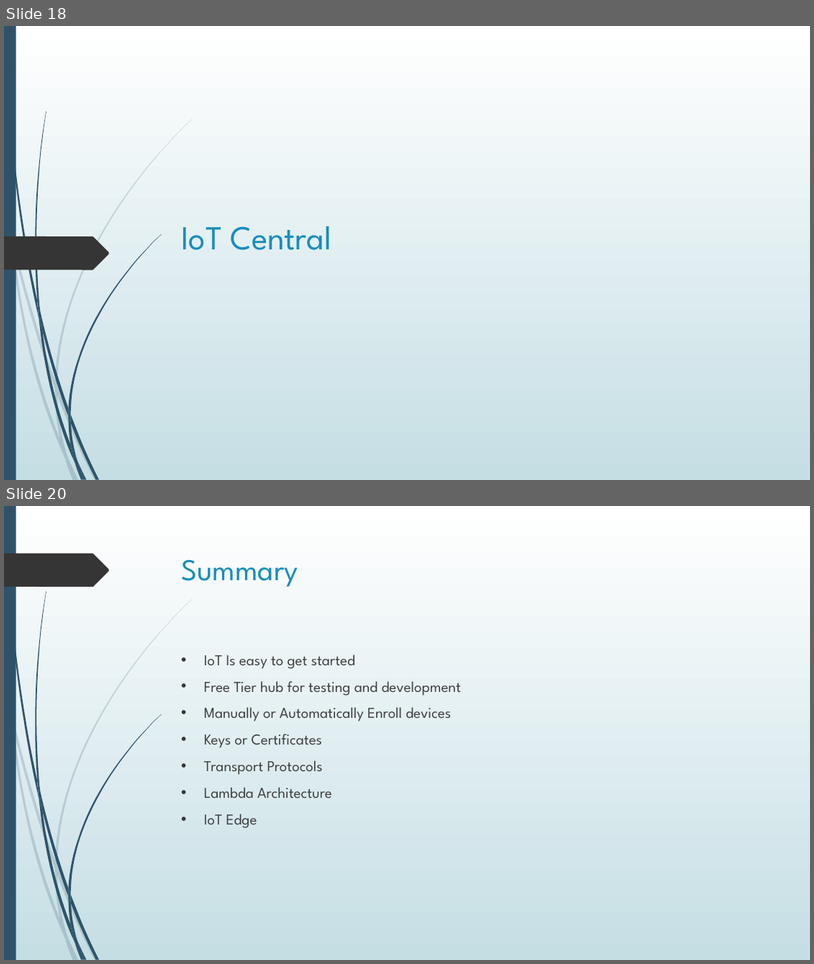
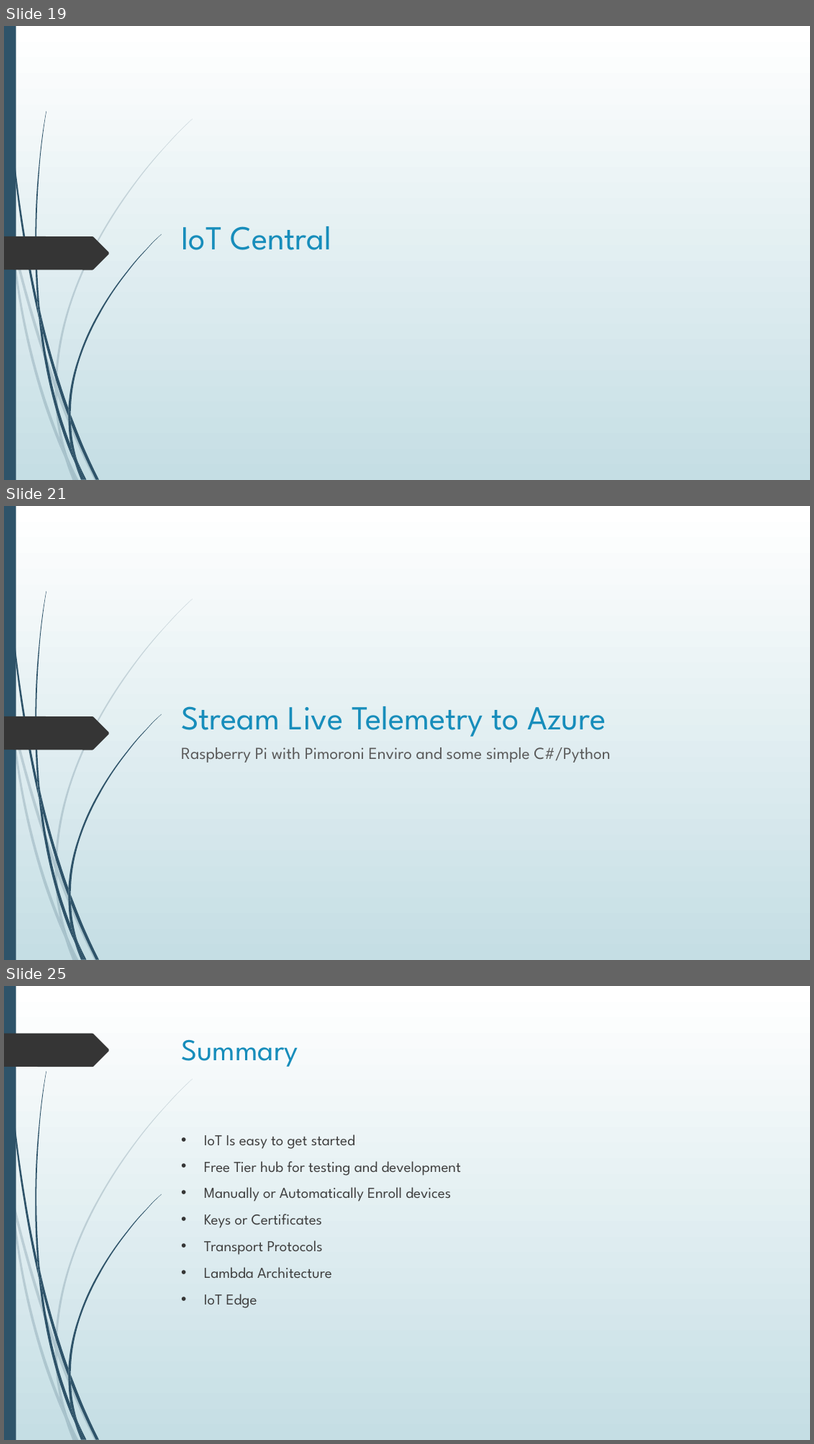
Before and after one commit to blgorman/IntroToIoT, a slide deck: IntroductionToIoT.pptx. Shown one above the other, each under a label of ours: slides 18 and 20 before the commit, slides 19, 21 and 25 after it; the slides between them are not shown. The pictures are 814x964 and 814x1444 pixels, drawn with LibreOffice and Linux fonts; fonts in the diff are those of the drawing. Boxes give left, top, right and bottom in pixels: in the first picture for what was removed or moved away, otherwise in the second. Text is boxed around its words. In the diff, an @@ line names an element or a change of style, - is before the commit and + after.

```diff
--- a/IntroductionToIoT.pptx
+++ b/IntroductionToIoT.pptx
@@ slide 21 added at <box>4,506,810,960</box>, background gradient #FFFFFF to #C5DEE5; not listed: 24 template elements that a slide beside it also shows @@
@@ title added at <box>181,706,607,736</box>, 40 pt, text #178DBB @@
+Stream Live Telemetry to Azure
@@ text added at <box>181,747,610,762</box>, 20 pt, text #595959 @@
+Raspberry Pi with Pimoroni Enviro and some simple C#/Python
@@ what was slide 18 is now slide 19 @@
@@ what was slide 20 is now slide 25 @@
```
Also in this commit, not shown: 5 slides changed, 4 other slides added, 2 other files.
